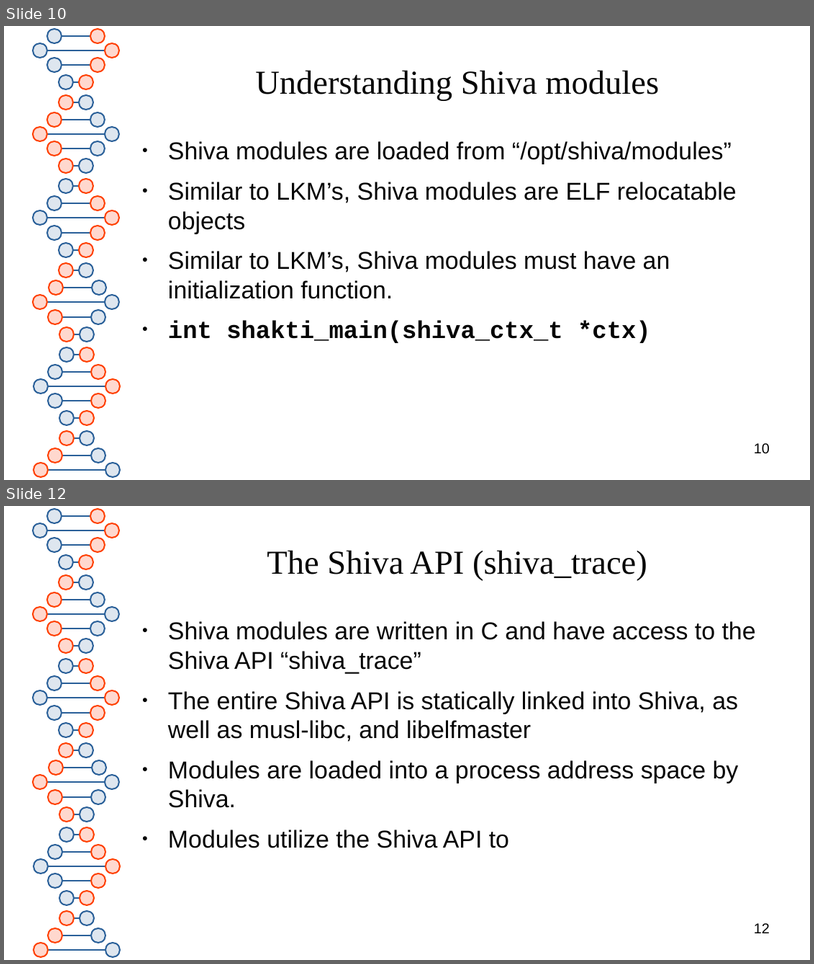
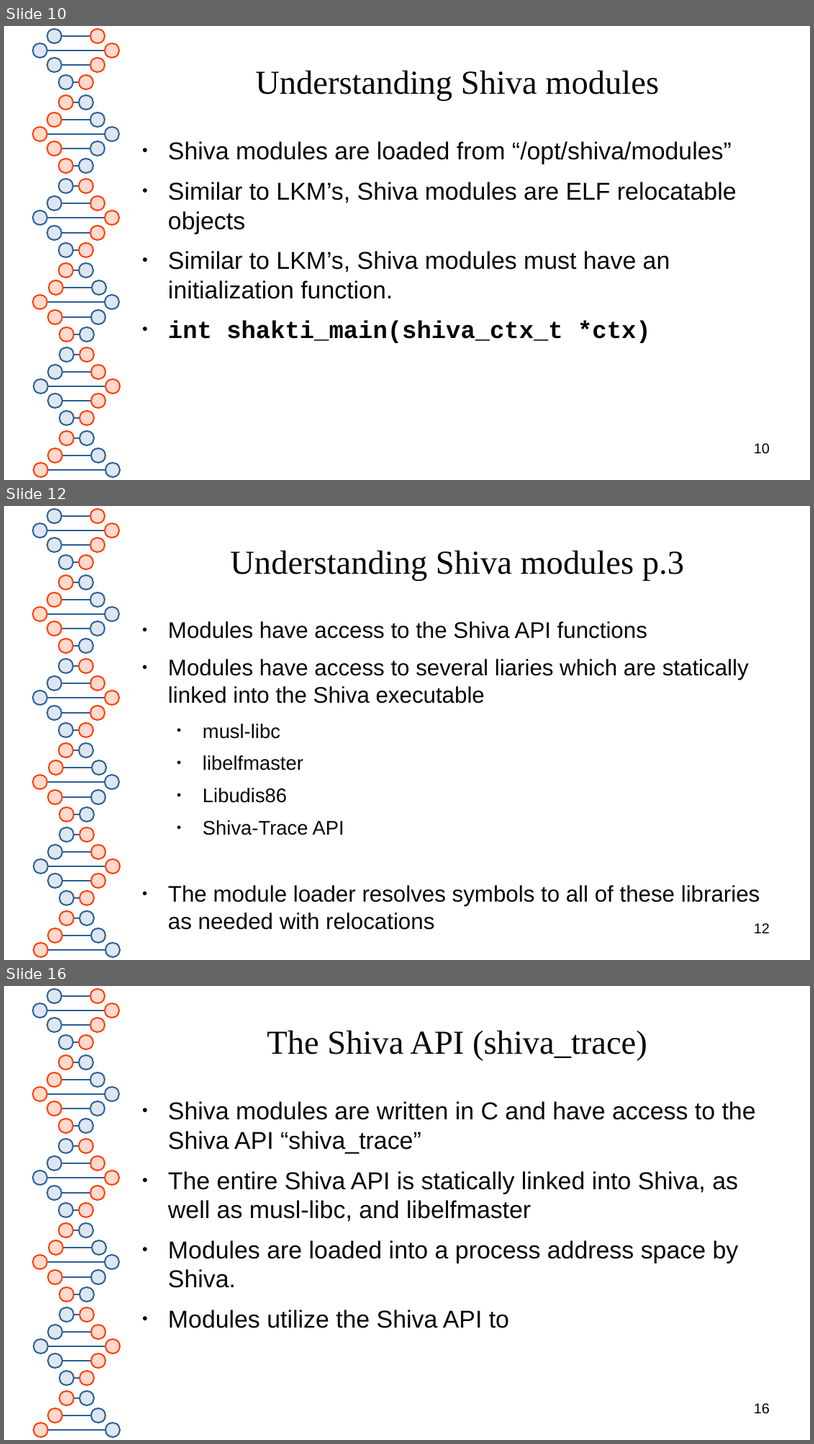
Before and after one commit to advanced-microcode-patching/shiva, a slide deck: presentation/shiva_runtime.odp. Shown one above the other, each under a label of ours: slides 10 and 12 before the commit, slides 10, 12 and 16 after it; the slides between them are not shown. The pictures are 814x964 and 814x1444 pixels, drawn with LibreOffice and Linux fonts; fonts in the diff are those of the drawing. Boxes give left, top, right and bottom in pixels: in the first picture for what was removed or moved away, otherwise in the second. Text is boxed around its words. In the diff, an @@ line names an element or a change of style, - is before the commit and + after.

Commit message:
updated presentation with several slides.

```diff
--- a/presentation/shiva_runtime.odp
+++ b/presentation/shiva_runtime.odp
@@ slide 12 added at (4, 506, 810, 960), background #FFFFFF; not listed: 81 template elements that a slide beside it also shows @@
@@ title added at (230, 550, 684, 581), 33 pt, text #050505 @@
+Understanding Shiva modules p.3
@@ text added at (168, 621, 761, 929), 22.2 pt, text #050505 @@
+● Modules have access to the Shiva API functions
+● Modules have access to several liaries which are statically linked into the Shiva executable
+  ● musl-libc
+  ● libelfmaster
+  ● Libudis86
+  ● Shiva-Trace API
+● The module loader resolves symbols to all of these libraries as needed with relocations
@@ page number added at (754, 923, 770, 933), 14 pt, text #000000 @@
+12
@@ what was slide 12 is now slide 16 @@
@@ page number at (754, 1403, 770, 1414): text changed @@
-12
+16
```
Also in this commit, not shown: 2 slides changed, 3 other slides added, 2 other files.
